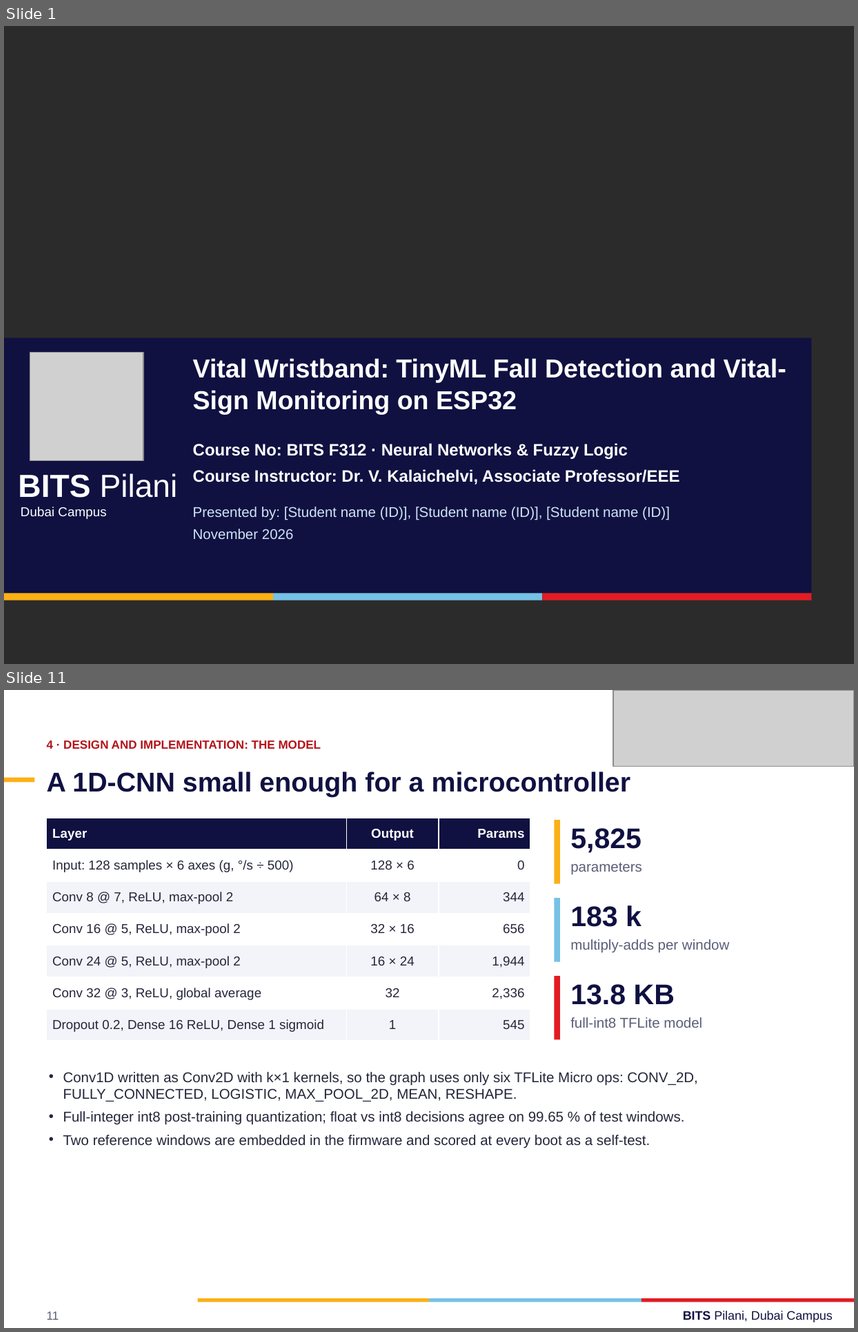
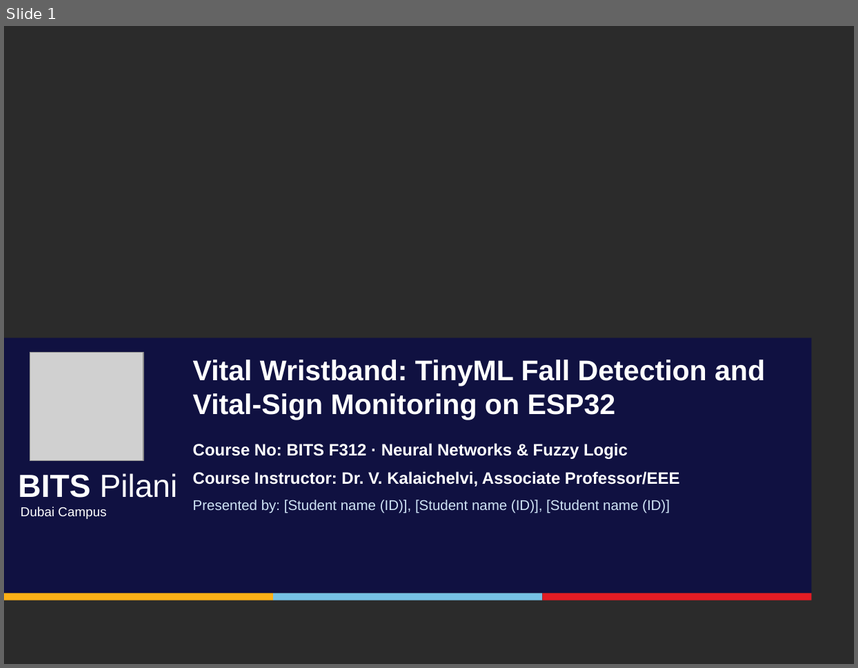
Before and after one commit to f20230104-dotcom/Vital-armband, a slide deck: docs/Vital_Wristband_BITS_F312.pptx. Shown one above the other, each under a label of ours: slides 1 and 11 before the commit, slide 1 after it; the slides between them are not shown. The pictures are 858x1332 and 858x668 pixels, drawn with LibreOffice and Linux fonts; fonts in the diff are those of the drawing; grey boxes stand for pictures; background and template pictures are left out; a plain dark background stands for a picture behind light text. Boxes give left, top, right and bottom in pixels: in the first picture for what was removed or moved away, otherwise in the second. Text is boxed around its words. In the diff, an @@ line names an element or a change of style, - is before the commit and + after.

```diff
--- a/docs/Vital_Wristband_BITS_F312.pptx
+++ b/docs/Vital_Wristband_BITS_F312.pptx
@@ slide 11 removed at (4, 690, 854, 1328), background #FFFFFF @@
@@ picture removed at (613, 690, 854, 767) @@
@@ text removed at (47, 740, 321, 749) @@
-4 · DESIGN AND IMPLEMENTATION: THE MODEL
@@ text removed at (47, 771, 631, 797) @@
-A 1D-CNN small enough for a microcontroller
@@ rectangle removed at (4, 778, 34, 782) @@
@@ table removed at (47, 818, 530, 1041), 7 rows, 3 columns @@
-Layer | Output | Params
-Input: 128 samples × 6 axes (g, °/s ÷ 500) | 128 × 6 | 0
-Conv 8 @ 7, ReLU, max-pool 2 | 64 × 8 | 344
-Conv 16 @ 5, ReLU, max-pool 2 | 32 × 16 | 656
-Conv 24 @ 5, ReLU, max-pool 2 | 16 × 24 | 1,944
-Conv 32 @ 3, ReLU, global average | 32 | 2,336
-Dropout 0.2, Dense 16 ReLU, Dense 1 sigmoid | 1 | 545
@@ rectangle removed at (554, 820, 560, 884) @@
@@ text removed at (570, 828, 642, 853) @@
-5,825
@@ text removed at (570, 862, 642, 875) @@
-parameters
@@ rectangle removed at (554, 898, 560, 961) @@
@@ text removed at (570, 905, 642, 927) @@
-183 k
@@ text removed at (570, 939, 729, 953) @@
-multiply-adds per window
@@ rectangle removed at (554, 976, 560, 1039) @@
@@ text removed at (570, 984, 675, 1005) @@
-13.8 KB
@@ text removed at (570, 1017, 702, 1027) @@
-full-int8 TFLite model
@@ text removed at (63, 1072, 698, 1148) @@
-• Conv1D written as Conv2D with k×1 kernels, so the graph uses only six TFLite Micro ops: CONV_2D, FULLY_CONNECTED, LOGISTIC, MAX_POOL_2D, MEAN, RESHAPE.
-• Full-integer int8 post-training quantization; float vs int8 decisions agree on 99.65 % of test windows.
-• Two reference windows are embedded in the firmware and scored at every boot as a self-test.
@@ rectangle removed at (198, 1298, 429, 1301) @@
@@ rectangle removed at (429, 1298, 642, 1301) @@
@@ rectangle removed at (642, 1298, 854, 1301) @@
@@ text removed at (683, 1310, 832, 1322) @@
-BITS Pilani, Dubai Campus
@@ text removed at (47, 1311, 59, 1319) @@
-11
@@ slide 1 changed as well @@
@@ text "Vital Wristband: TinyML Fall Detection ..." at (193, 359, 765, 419): size 22 to 24 pt @@
@@ text "Course Instructor: Dr. V. Kalaichelvi, ..." rewrapped from (193, 469, 680, 484) to (254, 471, 680, 486) @@
@@ text "Presented by: [Student name (ID)], ...": place and size @@
-text "Presented by: [Student name (ID)], ..." at (193, 506, 670, 539)
+text "Presented by: [Student name (ID)], ..." at (193, 499, 670, 513)
@@ text "Presented by: [Student name (ID)], ..." at (193, 499, 670, 513): less space between paragraphs @@
@@ text at (193, 528, 294, 539): paragraph removed @@
-November 2026
```
Also in this commit, not shown: 7 other slides changed, 6 slides added, 25 other slides removed, 2 other files.
